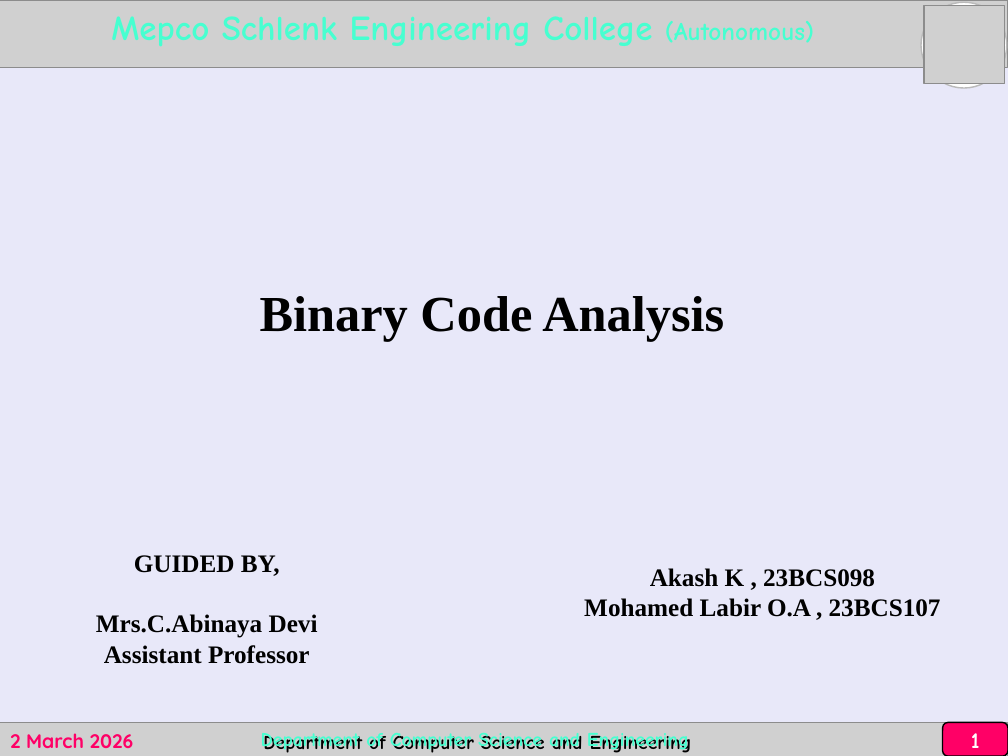
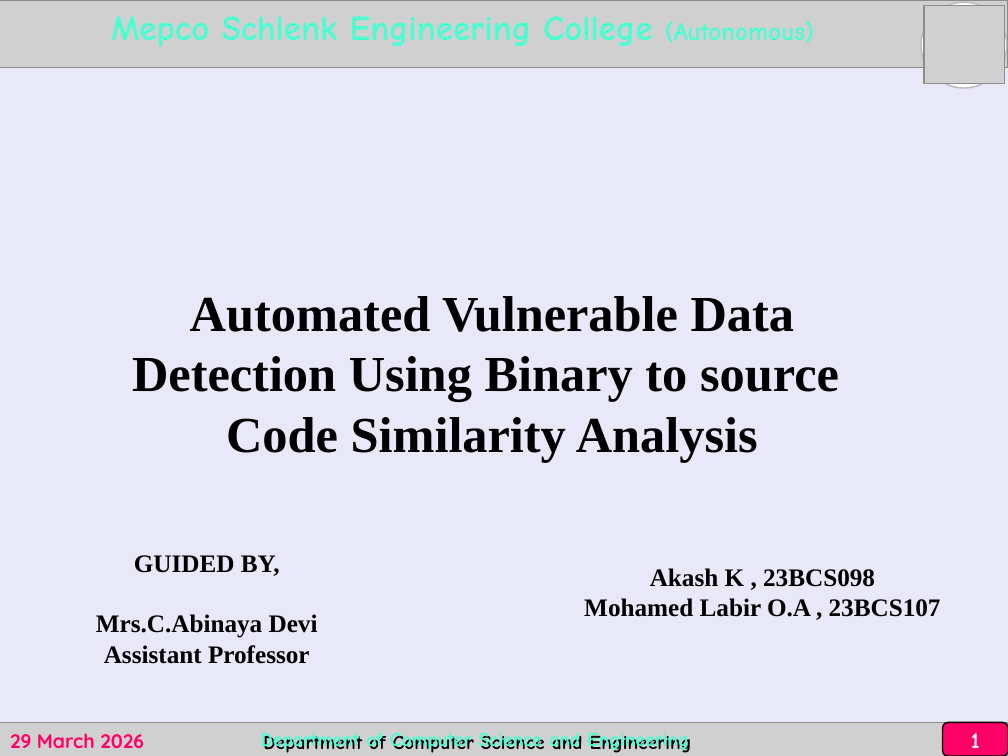
Before and after one commit to akash-1612/lab, a slide deck: slide 1 of 23CS653_Mini_Project_First_review_Presentation_template_1772087917539-2.pptx. Drawn at 1008x756 pixels with LibreOffice and Linux fonts; fonts in the diff are those of the drawing; grey boxes stand for pictures. Boxes give left, top, right and bottom in pixels: in the first picture for what was removed or moved away, otherwise in the second. Text is boxed around its words. In the diff, an @@ line names an element or a change of style, - is before the commit and + after.

```diff
--- a/23CS653_Mini_Project_First_review_Presentation_template_1772087917539-2.pptx
+++ b/23CS653_Mini_Project_First_review_Presentation_template_1772087917539-2.pptx
@@ text at (x1=132, y1=296, x2=839, y2=462): text changed @@
-Binary Code Analysis
+Automated Vulnerable Data Detection Using Binary to source Code Similarity Analysis
@@ text at (x1=10, y1=733, x2=144, y2=748): text changed @@
-2 March 2026
+29 March 2026
```
Also in this commit, not shown: 32 other slides changed.
